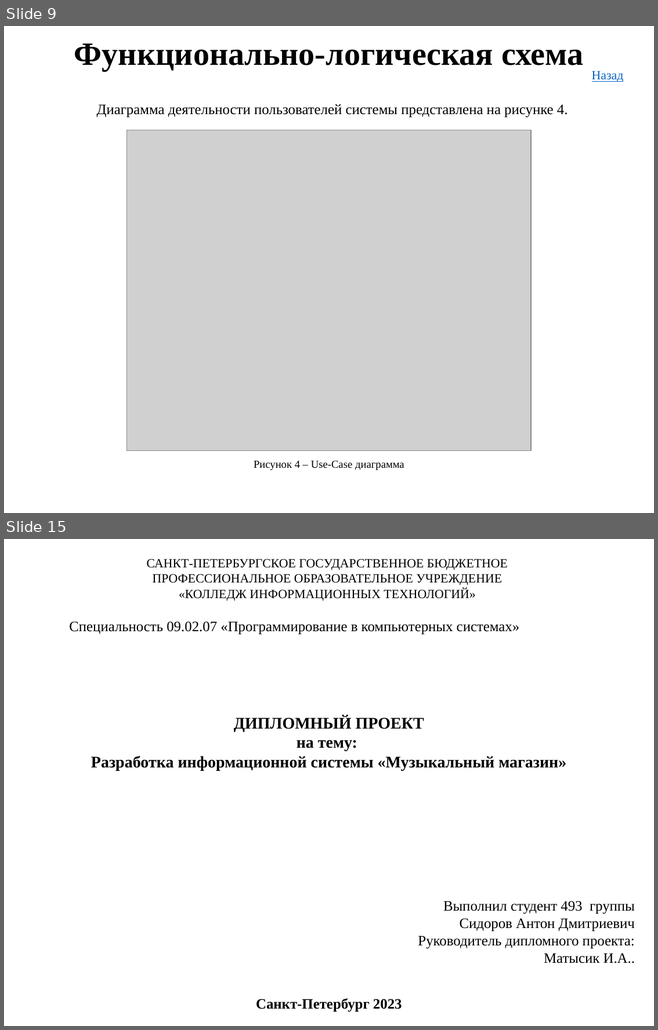
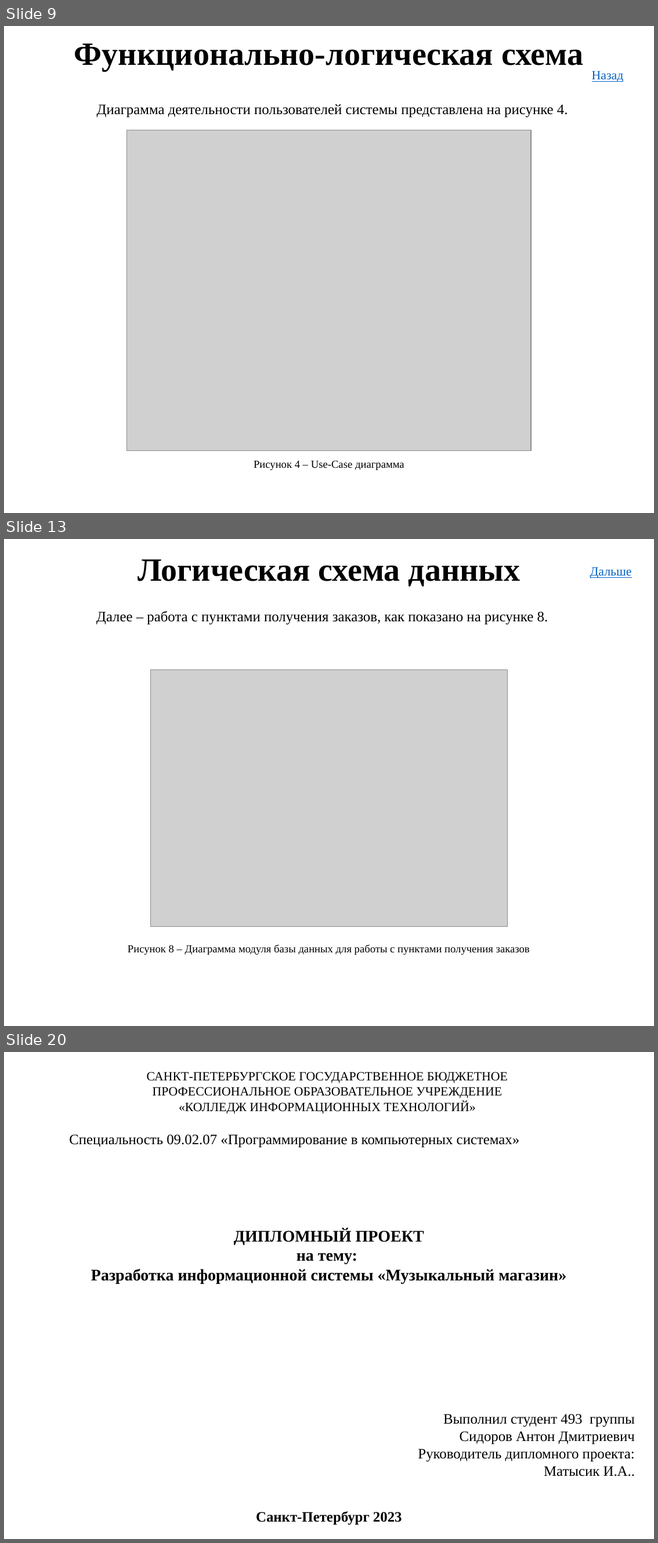
Before and after one commit to AntonSidorov1/DiplomProject, a slide deck: сидоров антон дмитриевич, Группа 493 - Презентация.pptx. Shown one above the other, each under a label of ours: slides 9 and 15 before the commit, slides 9, 13 and 20 after it; the slides between them are not shown. The pictures are 658x1030 and 658x1543 pixels, drawn with LibreOffice and Linux fonts; fonts in the diff are those of the drawing; grey boxes stand for pictures. Boxes give left, top, right and bottom in pixels: in the first picture for what was removed or moved away, otherwise in the second. Text is boxed around its words. In the diff, an @@ line names an element or a change of style, - is before the commit and + after.

Commit message:
Изменил редактирование торгового пункта

```diff
--- a/сидоров антон дмитриевич, Группа 493 - Презентация.pptx
+++ b/сидоров антон дмитриевич, Группа 493 - Презентация.pptx
@@ slide 13 added at (x1=4, y1=539, x2=654, y2=1026), background #FFFFFF @@
@@ text added at (x1=137, y1=559, x2=520, y2=587), 36 pt, text #000000, bold @@
+Логическая схема данных
@@ text added at (x1=590, y1=567, x2=632, y2=578), 14 pt, text #0563C1, underline @@
+Дальше
@@ text added at (x1=96, y1=611, x2=548, y2=625), 16 pt, text #000000 @@
+Далее – работа с пунктами получения заказов, как показано на рисунке 8.
@@ picture added at (x1=151, y1=669, x2=507, y2=926) @@
@@ text added at (x1=128, y1=944, x2=529, y2=955), 12 pt, text #000000 @@
+Рисунок 8 – Диаграмма модуля базы данных для работы с пунктами получения заказов
@@ what was slide 15 is now slide 20 @@
```
Also in this commit, not shown: 1 slide changed, 9 other slides added, 5 slides removed, 31 other files.
